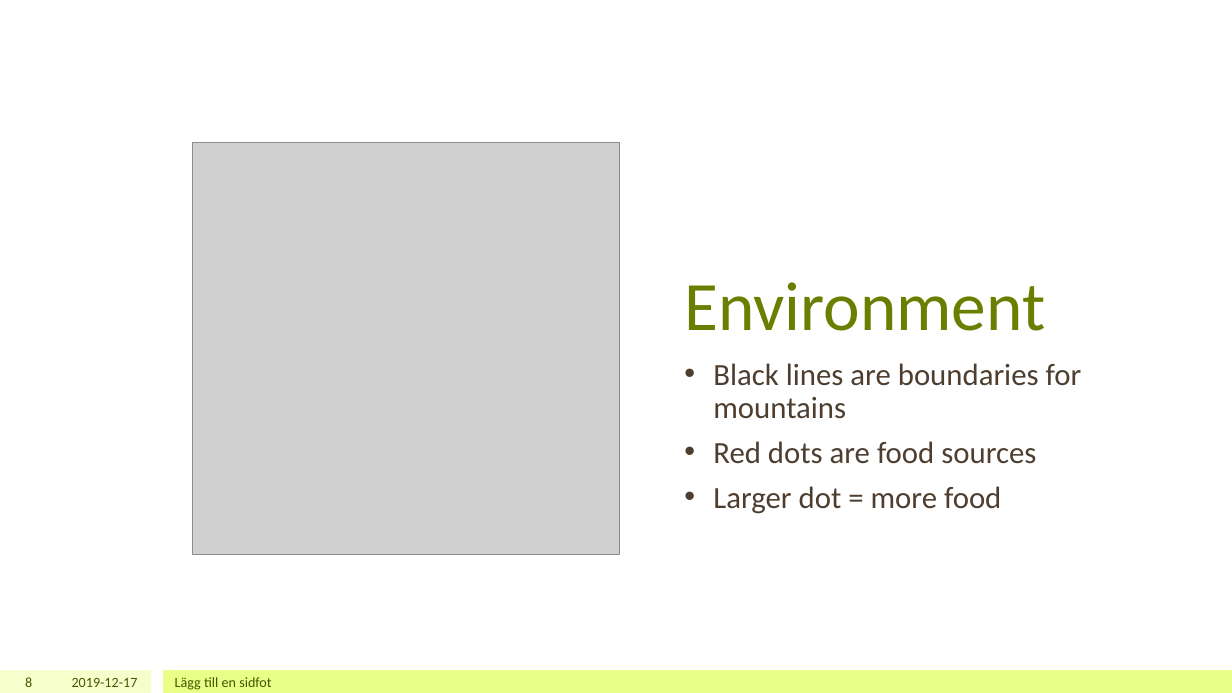
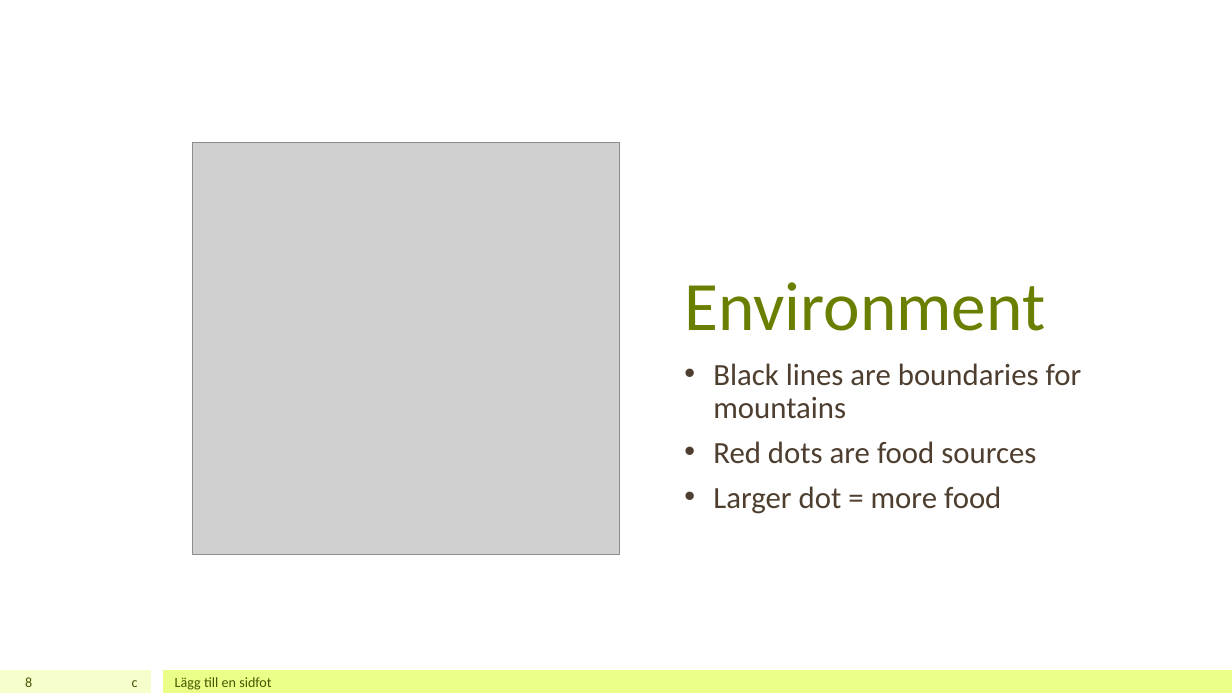
Before and after one commit to xRadne/Differentiation-of-Species, a slide deck: slide 8 of Differentiation of species.pptx. Drawn at 1232x693 pixels with LibreOffice and Linux fonts; fonts in the diff are those of the drawing; grey boxes stand for pictures. Boxes give left, top, right and bottom in pixels: in the first picture for what was removed or moved away, otherwise in the second. Text is boxed around its words. In the diff, an @@ line names an element or a change of style, - is before the commit and + after.

```diff
--- a/Differentiation of species.pptx
+++ b/Differentiation of species.pptx
@@ text at [132, 680, 138, 687]: text changed @@
-2019-12-17
+c
```
Also in this commit, not shown: 4 other slides changed, 1 slide added.
